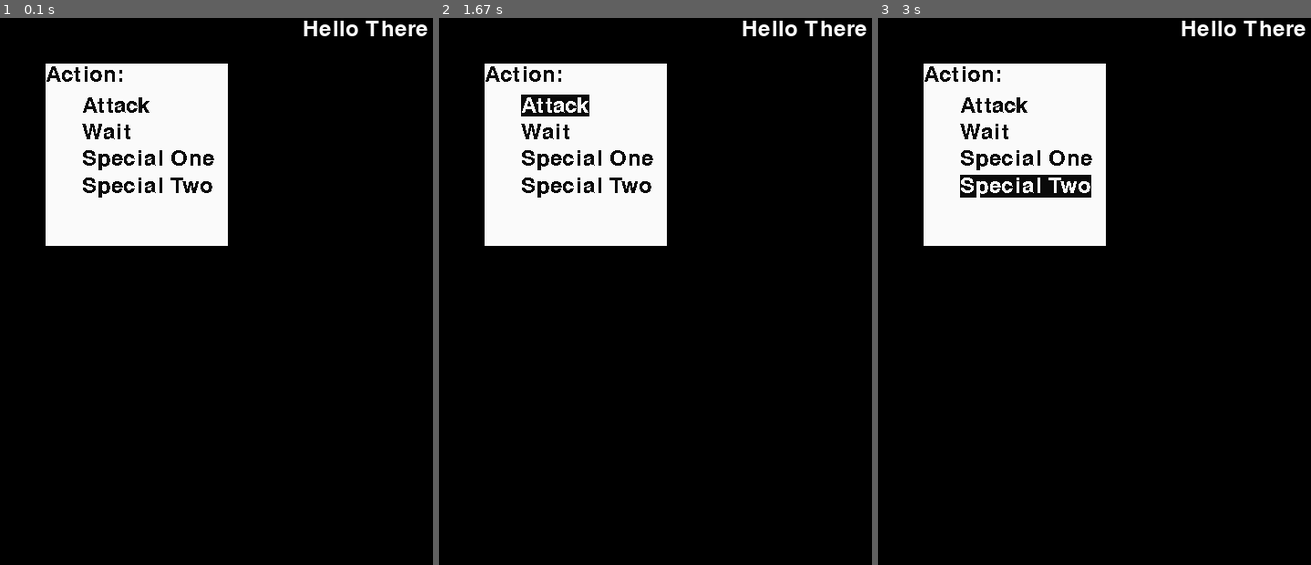
Above: before the commit, frames 1-3 (left to right).
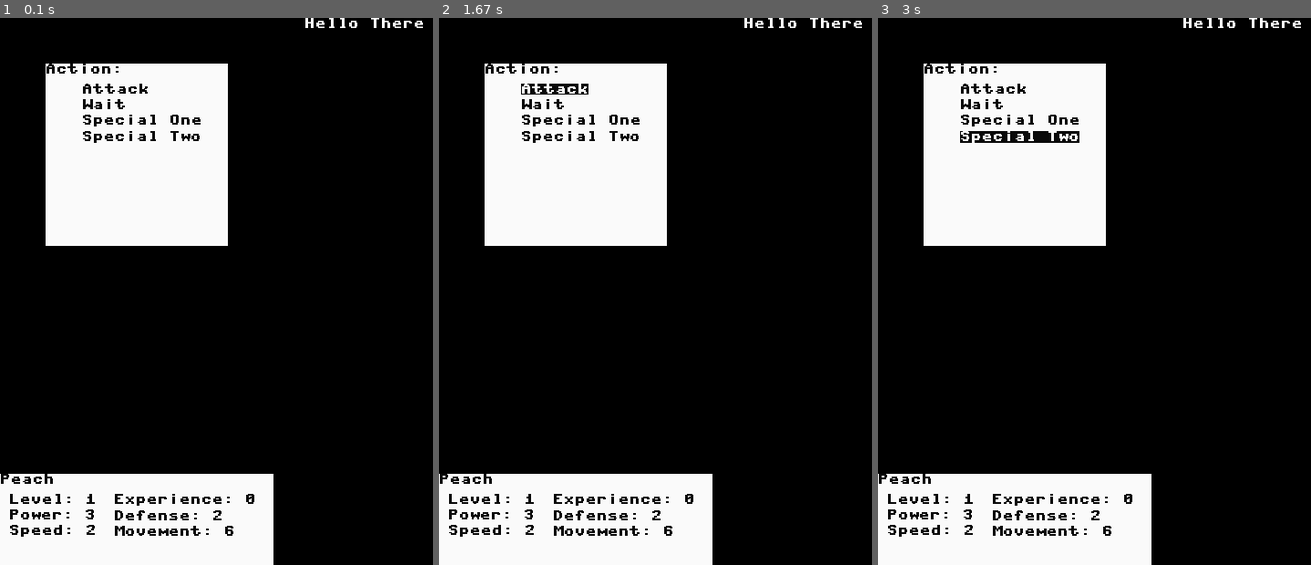
Above: after the commit, the same moments.

Repository: BenLiyanage/AncientOne
Game: pygame game, started from UIUnitTest.py
The game is run twice, just before and just after one commit, with the same random seed, the same clock (stepped at 60 frames per second) and the same inputs. The source is Python 2; it was converted automatically to run under Python 3.
Inputs:
- Up to frame 1 (0.1 s): no input
- Up to frame 2 (1.67 s): hold Up 0.33-0.8 s; hold Down 0.83-1.13 s; hold Up 1.17-1.53 s; hold Down from 1.57 s (still down)
- Up to frame 3 (3 s): release Down at 1.93 s; hold Up 1.97-2.27 s; hold Down 2.3-2.6 s; hold Up from 2.63 s (still down)

The runs differ from the first frame. In frame 1, 12% of the frame differs, in the area x 0-99%, y 0-100%; in frame 2, 12%; in frame 3, 12%.

Commit message:
character info box is functional

Diff:
--- a/UIUnitTest.py
+++ b/UIUnitTest.py
@@ -3,7 +3,7 @@
 import sprites
 from sprites import AnimatedSprite, Actor
 import ui
-from ui import Menu
+from ui import Menu, CharacterInfo
 
 pygame.init()
 
@@ -20,7 +20,7 @@
 
 	# Display some text
 
-	font = pygame.font.Font(None, 36)
+	font = pygame.font.Font('petme/PetMe128.ttf', 12)
 	text = font.render("Hello There", 1, (250, 250, 250))
 	textpos = text.get_rect()
 	textpos.centerx = background.get_rect().centerx
@@ -32,8 +32,11 @@
 
 	menuItems = ['Attack','Wait','Special One', 'Special Two']
 	myMenu = Menu("Action:", menuItems, font, 50, 50, 200, 200)
+	tilesize=32
+	PrincessImageSet = sprites.load_sliced_sprites(64,64,'images/princess.png')
+    	PrincessSprite = Actor((23-.5)*tilesize, (21-1)*tilesize,PrincessImageSet[1], PrincessImageSet[0], PrincessImageSet[2], PrincessImageSet[3], "Peach", 3, 2, 2, 6, 60)
 
-
+	princessInfo = CharacterInfo(PrincessSprite, font, 600)
 	# Event loop
 	while 1:
 		for event in pygame.event.get():
@@ -44,7 +47,8 @@
 			if action is not None:
 				print action
 		screen.blit(background, (0, 0))
-		screen.blit(myMenu._menuBackground, myMenu.rect)
+		screen.blit(myMenu.surface, myMenu.rect)
+		screen.blit(princessInfo.surface, princessInfo.rect)
 		pygame.display.flip()
 
 if __name__ == '__main__': main()
--- a/ui.py
+++ b/ui.py
@@ -3,35 +3,72 @@
 
 pygame.init()
 
+FONTCOLOR = (10, 10, 10)
+BACKGROUNDCOLOR = (250,250,250)
+
 class InfoBox(object):
-	def __init__(self):
-		self._title = "placeholder"
+	def __init__(self, title, font, x, y, width, height):
 
-class CharacterInfo(object):
-	def __init__(self, character):
-		self._background = pygame.Surface((100, 200))
-		self._background.convert()
-		self._background.fill((250,250,250))
+		self._font = font
 
-class Menu(object):
+		self._title = title
+		self._title = self._font.render(title, 0, FONTCOLOR)
+		self._titlePosition = self._title.get_rect()
+		self._titlePosition.top = 0
+		self._titlePosition.left = 0
+
+		self.surface = pygame.Surface((width, height))
+		self.surface.convert()
+		self.surface.fill(BACKGROUNDCOLOR)
+		self.surface.blit(self._title, self._titlePosition)
+
+		self.rect = self.surface.get_rect()
+		self.rect.top = y
+		self.rect.left = x
+
+class CharacterInfo(InfoBox):
+	def __init__(self, character, font, screenHeight):
+		super(CharacterInfo,self).__init__(character._Name, font, 0, screenHeight-100, 300, 150)
+		self._toolTips = []
+
+		# Print Stats in columns
+
+		# First Column
+		xOffset = 10
+		yOffset = self._titlePosition.bottom+10
+
+		yOffset = self.AddTip("Level: " + str(character.Level()), "", xOffset, yOffset) + 5
+		yOffset = self.AddTip("Power: " + str(character.Power()), "", xOffset, yOffset) + 5
+		self.AddTip("Speed: " + str(character.Speed()), "", xOffset, yOffset)
+
+		# Second Column
+		xOffset = 125
+		yOffset = self._titlePosition.bottom+10
+
+		yOffset = self.AddTip("Experience: " + str(character.Experience()), "", xOffset, yOffset) + 5
+		yOffset = self.AddTip("Defense: " + str(character.Defense()), "", xOffset, yOffset) + 5
+		self.AddTip("Movement: " + str(character.Movement()), "", xOffset, yOffset)
+
+	def AddTip(self, label, description, x, y):
+		tip = {}
+		tip['surface'] = self._font.render(label, 0, FONTCOLOR)
+		tip['rect'] = tip['surface'].get_rect()
+		tip['rect'].top = y
+		tip['rect'].left = x
+		tip['description'] = description
+		self._toolTips.append(tip)
+
+		self.surface.blit(tip['surface'],tip['rect'])
+
+		return tip['rect'].bottom
+
+class Menu(InfoBox):
 
 	def __init__(self, title, menuItems, font, x, y, width, height):
 
-		self._font = font
-		self._title = self._font.render(title, 0, (10, 10, 10))
-		self._titlePosition = self._title.get_rect()
-		self._titlePosition.top = 0
-		self._titlePosition.left = 0
+		super(Menu,self).__init__(title, font, x, y, width, height)
+
 		self._currentMenuItem = 0
-
-		self._menuBackground = pygame.Surface((width, height))
-		self._menuBackground = self._menuBackground.convert()
-		self._menuBackground.fill((250,250,250))
-		self._menuBackground.blit(self._title, self._titlePosition)
-
-		self.rect = self._menuBackground.get_rect()
-		self.rect.top = x
-		self.rect.left = y
 
 		self._indent = 40
 		itemY = self._titlePosition.bottom + 10
@@ -41,20 +78,20 @@
 		for item in menuItems:
 			menuItem = {}
 			menuItem['name'] = item
-			menuItem['surface'] = self._font.render(item, 0, (10,10,10))
+			menuItem['surface'] = self._font.render(item, 0, FONTCOLOR)
 			menuItem['position'] = menuItem['surface'].get_rect()
 			menuItem['position'].top = itemY
 			menuItem['position'].left = itemX
 			itemY = menuItem['position'].bottom + 5
-			self._menuBackground.blit(menuItem['surface'], menuItem['position'])
+			self.surface.blit(menuItem['surface'], menuItem['position'])
 			self._menuItems.append(menuItem)
 
 	def setActive(self, itemNumber):
-		self._menuItems[self._currentMenuItem]['surface'] = self._font.render(self._menuItems[self._currentMenuItem]['name'],0,(10,10,10), (250, 250, 250))
-		self._menuBackground.blit(self._menuItems[self._currentMenuItem]['surface'], self._menuItems[self._currentMenuItem]['position'])
+		self._menuItems[self._currentMenuItem]['surface'] = self._font.render(self._menuItems[self._currentMenuItem]['name'],0,FONTCOLOR, BACKGROUNDCOLOR)
+		self.surface.blit(self._menuItems[self._currentMenuItem]['surface'], self._menuItems[self._currentMenuItem]['position'])
 
-		self._menuItems[itemNumber]['surface'] = self._font.render(self._menuItems[itemNumber]['name'],0,(250,250,250), (10,10,10))
-		self._menuBackground.blit(self._menuItems[itemNumber]['surface'], self._menuItems[itemNumber]['position'])
+		self._menuItems[itemNumber]['surface'] = self._font.render(self._menuItems[itemNumber]['name'],0,BACKGROUNDCOLOR, FONTCOLOR)
+		self.surface.blit(self._menuItems[itemNumber]['surface'], self._menuItems[itemNumber]['position'])
 
 		self._currentMenuItem = itemNumber
 
